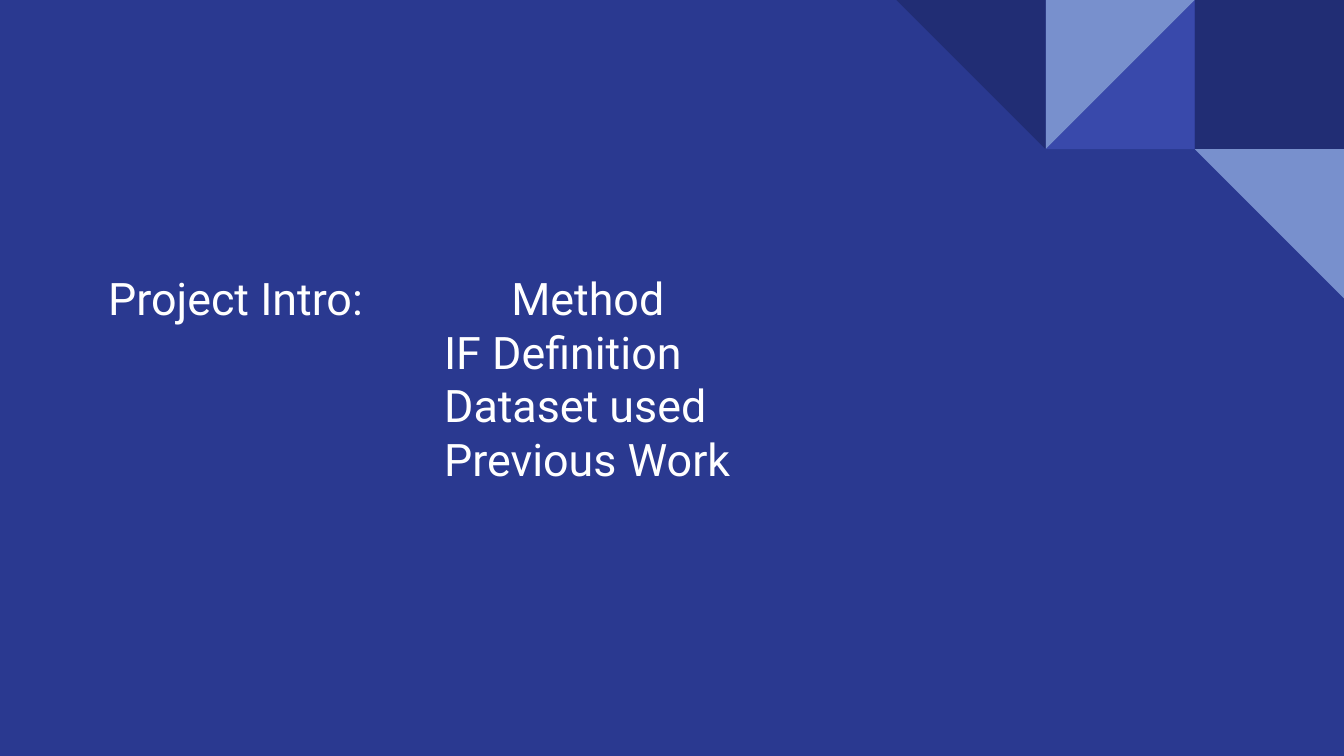
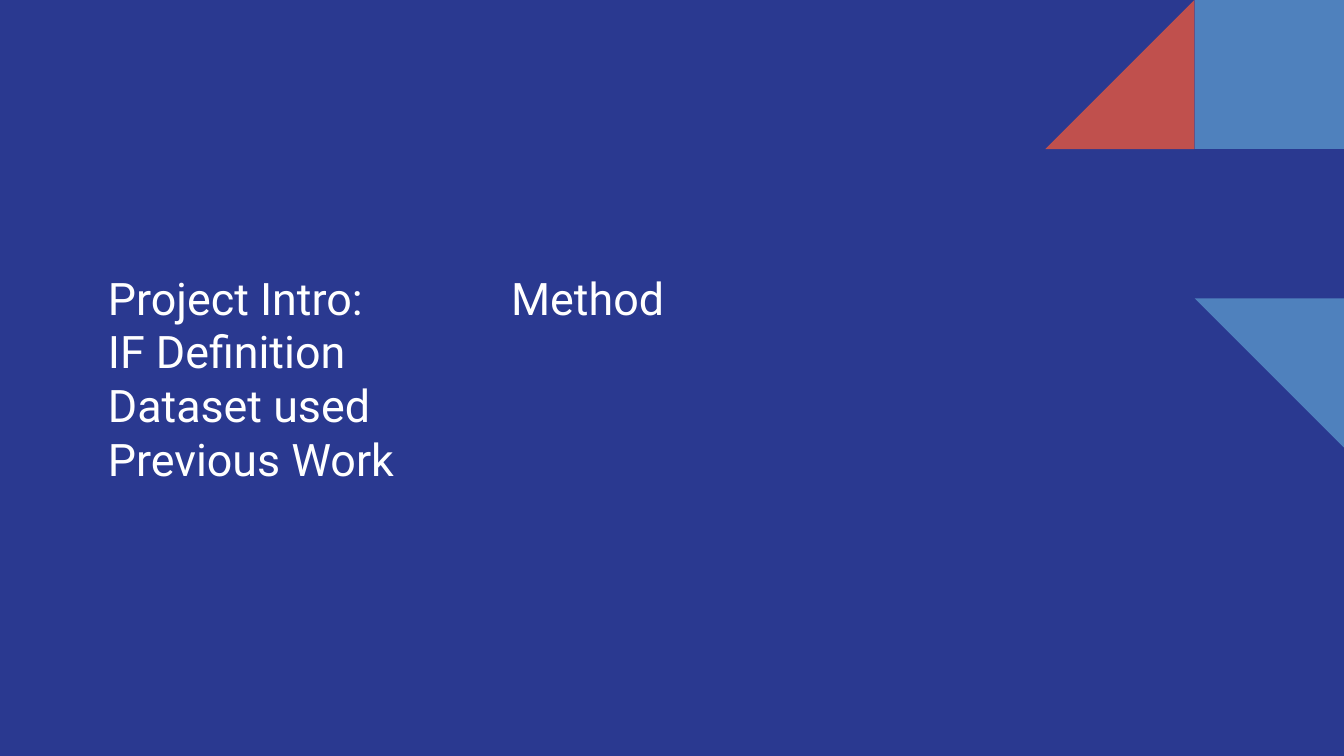
Before and after one commit to clairemk/Thesis_NLP_Alzheimers, a slide deck: slide 6 of WriteUp/Presentation/Project Pres- Interactional and Linguistic Analysis for Computationally Diagnosing Alzheimer’s Disease.pptx. Drawn at 1344x756 pixels with LibreOffice and Linux fonts; fonts in the diff are those of the drawing. Boxes give left, top, right and bottom in pixels: in the first picture for what was removed or moved away, otherwise in the second. Text is boxed around its words. In the diff, an @@ line names an element or a change of style, - is before the commit and + after.

```diff
--- a/WriteUp/Presentation/Project Pres- Interactional and Linguistic Analysis for Computationally Diagnosing Alzheimer’s Disease.pptx
+++ b/WriteUp/Presentation/Project Pres- Interactional and Linguistic Analysis for Computationally Diagnosing Alzheimer’s Disease.pptx
@@ right triangle removed at <box>896,0,1046,149</box> @@
@@ right triangle at <box>1046,0,1195,149</box>: fill #3949AB to #C0504D @@
@@ right triangle removed at <box>1046,0,1195,149</box> @@
@@ rectangle at <box>1195,0,1344,149</box>: fill #212D74 to #4F81BD @@
@@ right triangle removed at <box>1195,149,1344,298</box> @@
@@ right triangle added at <box>1195,298,1344,448</box>, fill #4F81BD @@
@@ text at <box>108,334,393,477</box>: indent changed @@
```
Also in this commit, not shown: 31 other slides changed, 1 other file.
